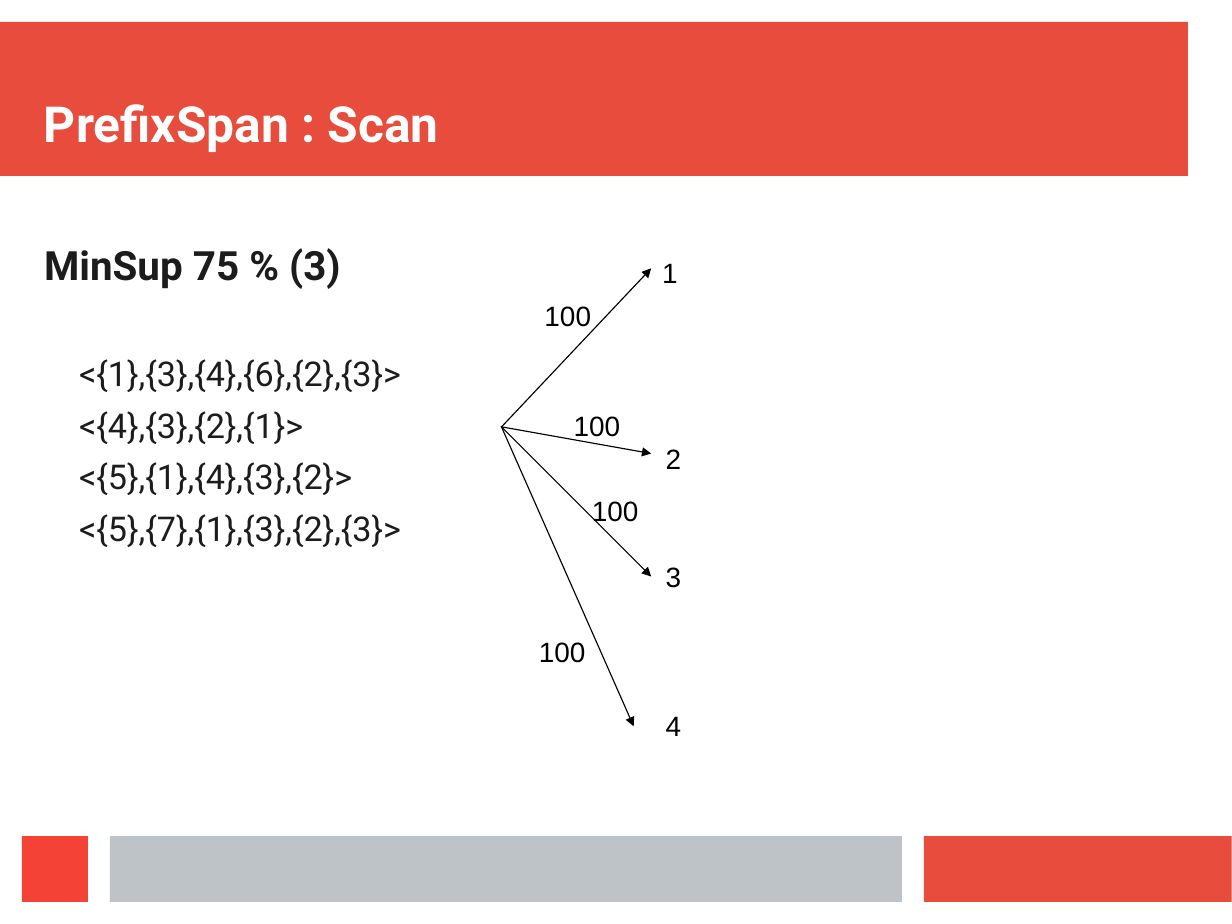
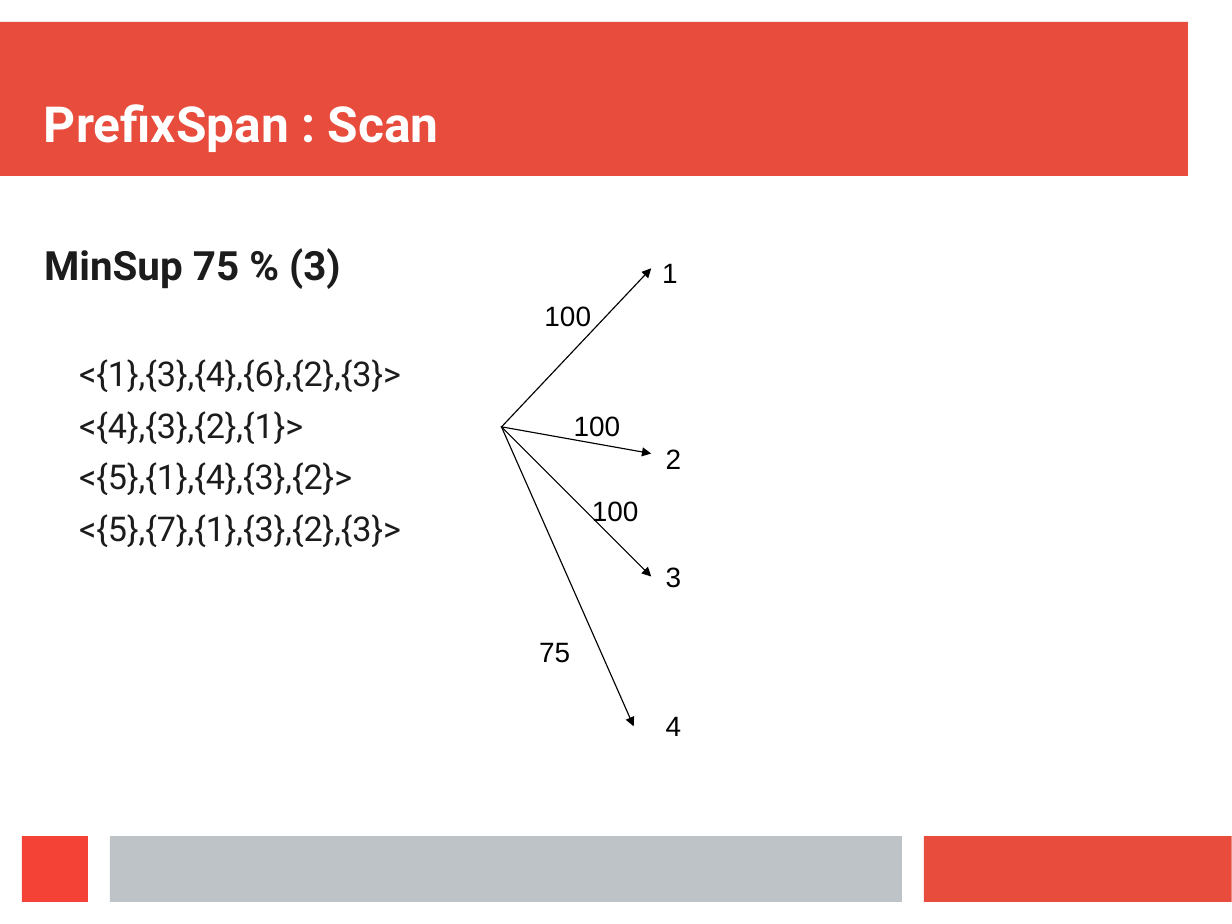
Before and after one commit to Symeon94/iaseminar, a slide deck: slide 28 of presentation/Presentation.ppt. Drawn at 1232x924 pixels with LibreOffice and Linux fonts; fonts in the diff are those of the drawing. Boxes give left, top, right and bottom in pixels: in the first picture for what was removed or moved away, otherwise in the second. Text is boxed around its words. In the diff, an @@ line names an element or a change of style, - is before the commit and + after.

```diff
--- a/presentation/Presentation.ppt
+++ b/presentation/Presentation.ppt
@@ text at (539,642,570,663): text changed @@
-100
+75
```
Also in this commit, not shown: 4 other slides changed, 1 slide added, 25 other files.
